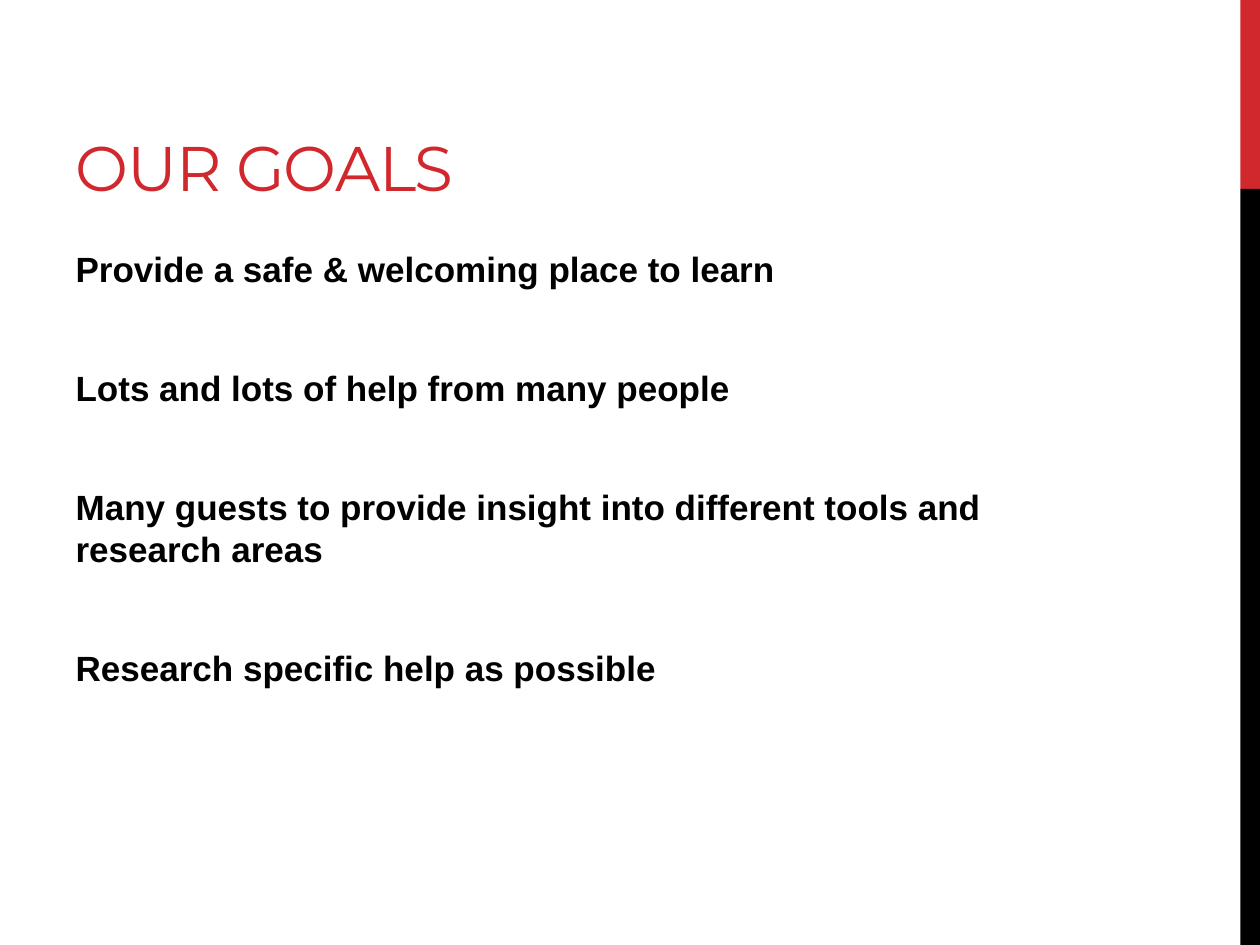
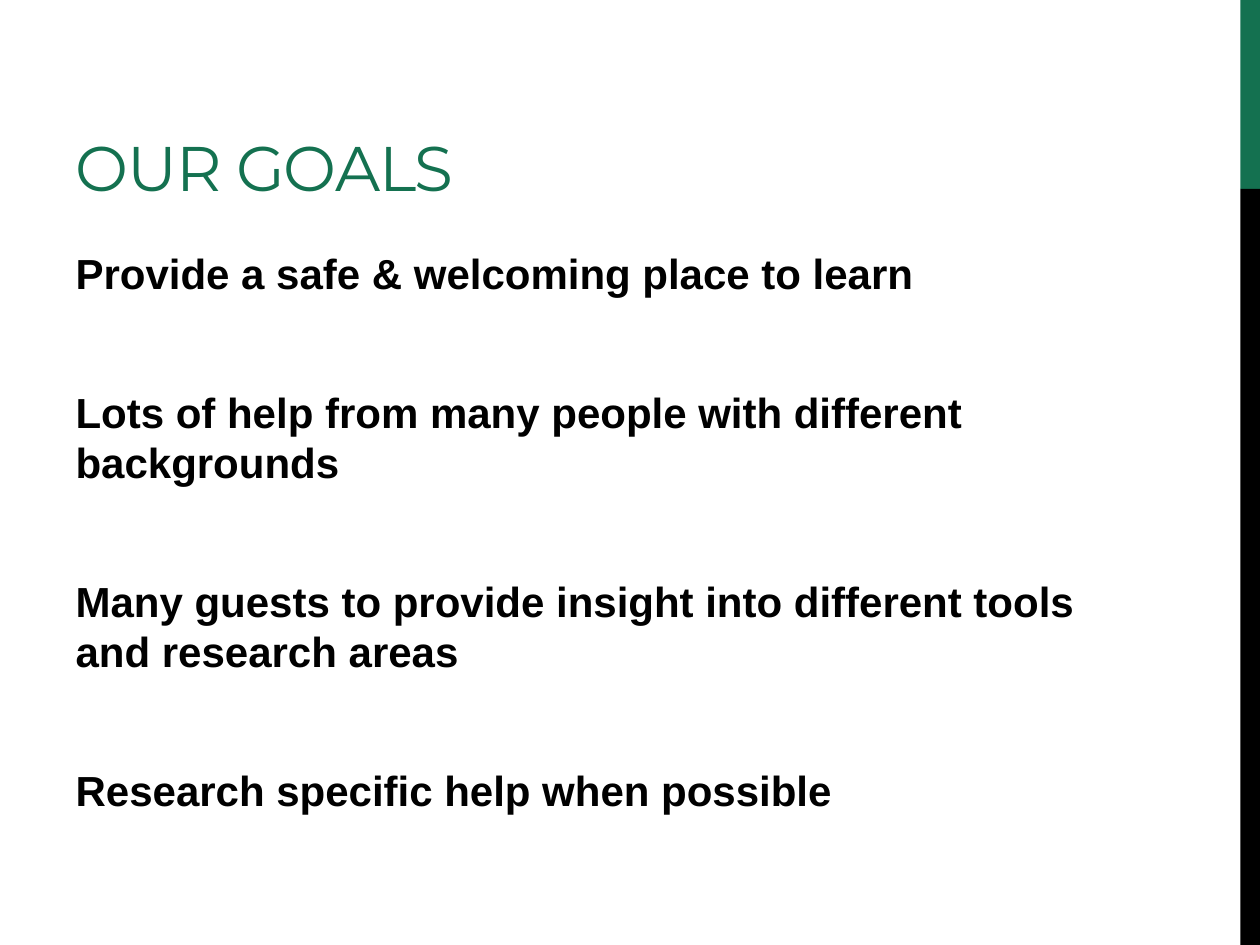
Before and after one commit to edamame-course/docs, a slide deck: slide 3 of extra/Presentations/2014-lecture1-edamame-welcome.ppt. Drawn at 1260x945 pixels with LibreOffice and Linux fonts; fonts in the diff are those of the drawing. Boxes give left, top, right and bottom in pixels: in the first picture for what was removed or moved away, otherwise in the second. Text is boxed around its words. In the diff, an @@ line names an element or a change of style, - is before the commit and + after.

```diff
--- a/extra/Presentations/2014-lecture1-edamame-welcome.ppt
+++ b/extra/Presentations/2014-lecture1-edamame-welcome.ppt
@@ title "OUR GOALS" at box(76, 146, 453, 192): text colour #D1282E to #147150 @@
@@ rectangle at box(1240, 0, 1260, 189): fill #D1282E to #147150 @@
@@ text at box(76, 258, 1073, 668): size 20 to 24 pt in "Provide a safe & welcoming place to ...", "Many guests to provide insight into different ..." @@
@@ text at box(76, 397, 962, 487): text changed; size 20 to 24 pt @@
-Lots and lots of help from many people
+Lots of help from many people with different backgrounds
@@ text at box(76, 775, 831, 814): text changed; size 20 to 24 pt @@
-Research specific help as possible
+Research specific help when possible
```
Also in this commit, not shown: 16 other slides changed, 2 slides added, 1 slide removed, 1 other file.
